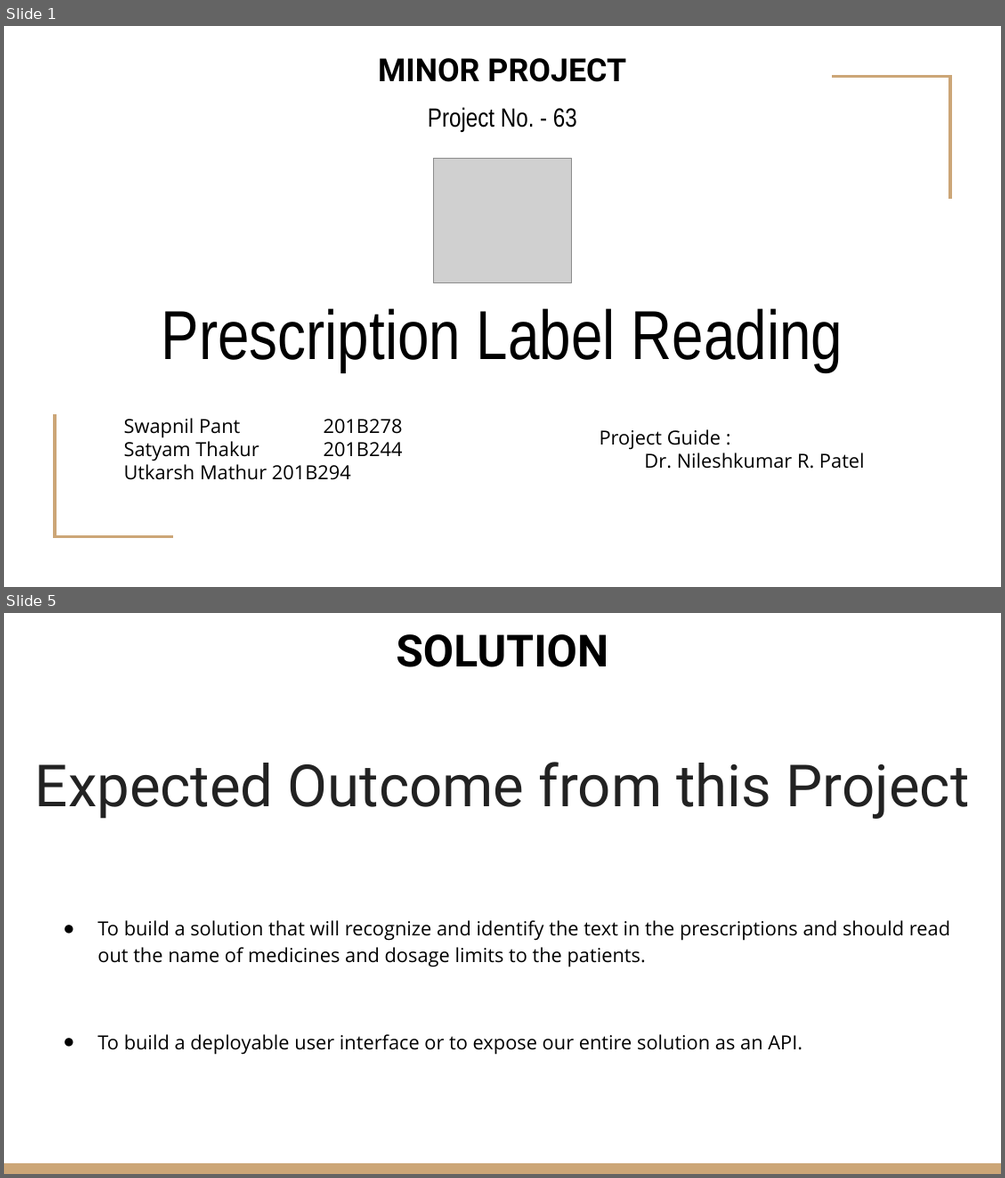
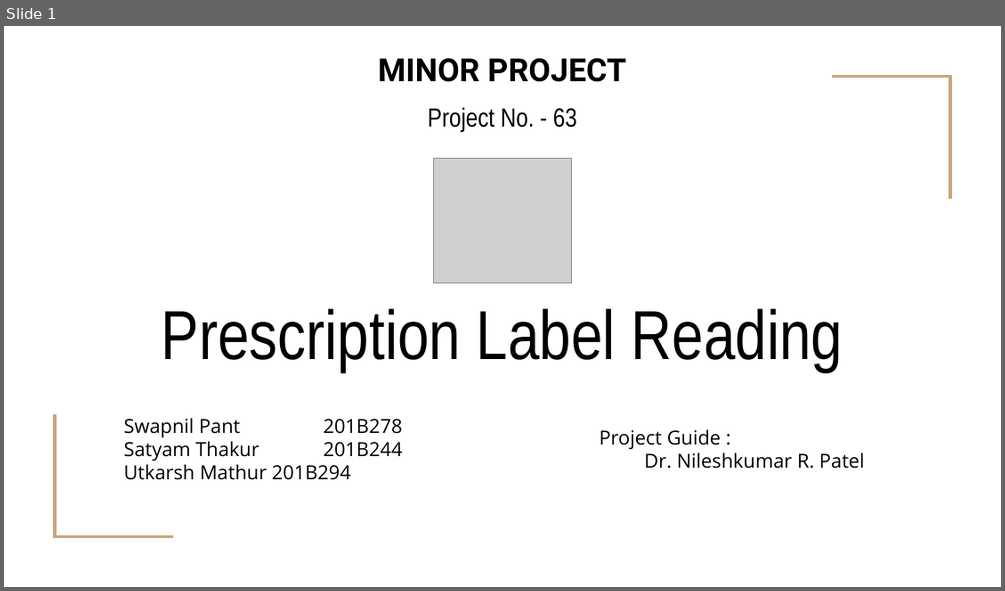
Before and after one commit to MathurUtkarsh/Prescription-Label-Reading, a slide deck: Presentations/Evaluation P2.pptx. Shown one above the other, each under a label of ours: slides 1 and 5 before the commit, slide 1 after it; the slides between them are not shown. The pictures are 1005x1178 and 1005x591 pixels, drawn with LibreOffice and Linux fonts; fonts in the diff are those of the drawing; grey boxes stand for pictures. Boxes give left, top, right and bottom in pixels: in the first picture for what was removed or moved away, otherwise in the second. Text is boxed around its words. In the diff, an @@ line names an element or a change of style, - is before the commit and + after.

```diff
--- a/Presentations/Evaluation P2.pptx
+++ b/Presentations/Evaluation P2.pptx
@@ slide 5 removed at (x1=4, y1=613, x2=1001, y2=1174), background #FFFFFF @@
@@ text removed at (x1=396, y1=634, x2=608, y2=667) @@
-SOLUTION
@@ title removed at (x1=35, y1=762, x2=970, y2=819) @@
-Expected Outcome from this Project
@@ text removed at (x1=97, y1=920, x2=950, y2=1054) @@
-● To build a solution that will recognize and identify the text in the prescriptions and should read out the name of medicines and dosage limits to the patients.
-● To build a deployable user interface or to expose our entire solution as an API.
@@ rectangle removed at (x1=4, y1=1163, x2=1001, y2=1174) @@
```
Also in this commit, not shown: 6 slides changed, 7 slides added, 4 other slides removed.
